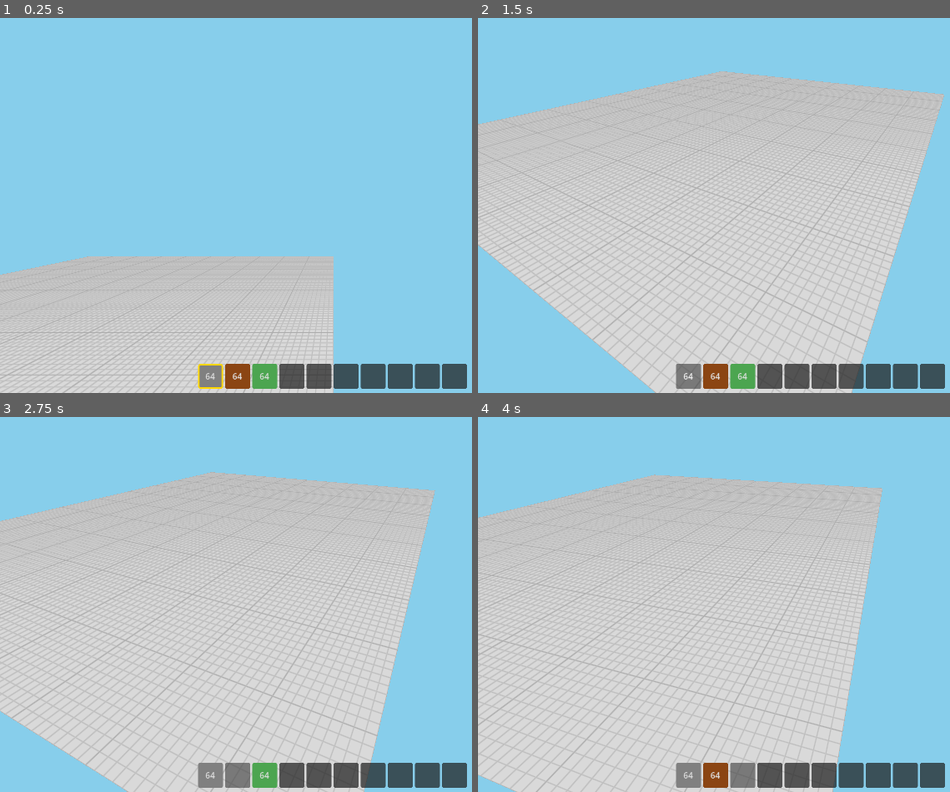
Above: before the commit, frames 1-4 (two rows, left to right).
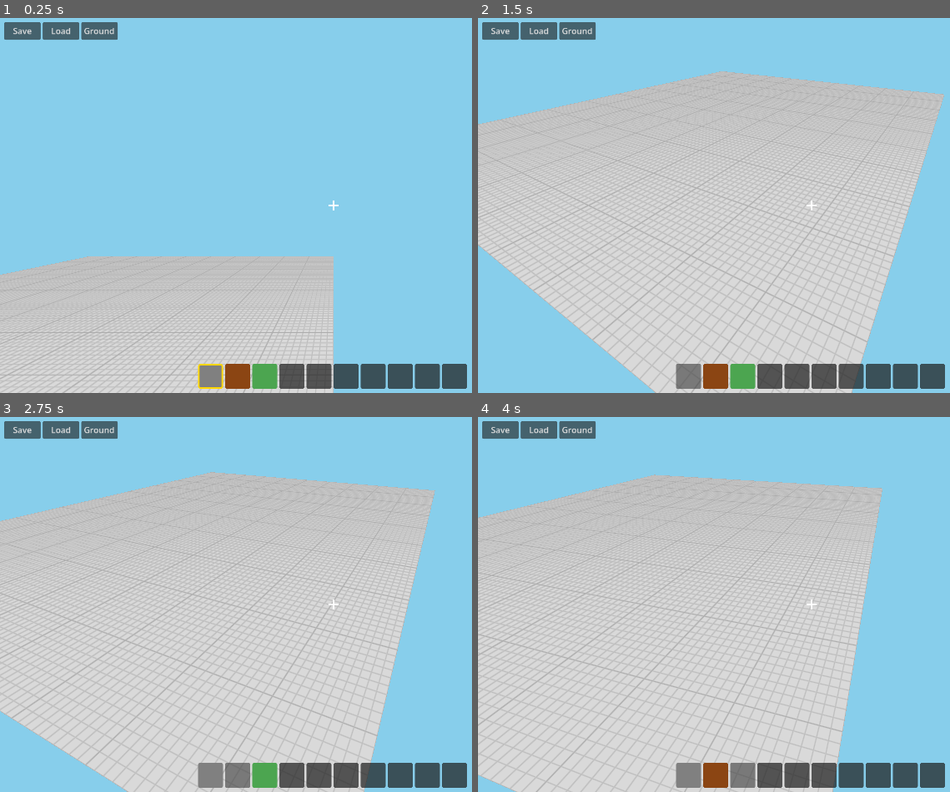
Above: after the commit, the same moments.

Repository: shbshc/building-game
Game: Godot game, scene res://scenes/main.tscn
The game is run twice, just before and just after one commit, with the same random seed, the same clock (stepped at 60 frames per second) and the same inputs.
Inputs (mouse positions are in pixels of both pictures, inside the frame that each line leads up to):
- Up to frame 1 (0.25 s): no input
- Up to frame 2 (1.5 s): click (690, 378) at 0.5 s; click (690, 378) at 1.25 s
- Up to frame 3 (2.75 s): click (236, 777) at 2 s
- Up to frame 4 (4 s): click (714, 777) at 2.75 s; click (742, 777) at 3.5 s

The runs differ from the first frame. In frame 1, 1.2% of the frame differs, in the area x 0-72%, y 1-97%; in frame 2, 1.2%; in frame 3, 1.1%; in frame 4, 1.2%.
Error before the commit: Parse Error: Used space character for indentation instead of tab as used before in the file. (res://scripts/main.gd:83)

Commit message:
fix: remove count display, right-click hotbar = color only, left-click = manage items

Diff:
--- a/scripts/backpack_panel.gd
+++ b/scripts/backpack_panel.gd
@@ -30,7 +30,6 @@
 		style.corner_radius_bottom_left = 4
 		style.corner_radius_bottom_right = 4
 		btn.add_theme_stylebox_override("normal", style)
-		btn.text = str(slot.count) if slot.count > 1 else ""
 
 func _on_slot_clicked(index: int):
 	var slot = inv_mgr.backpack[index]
--- a/scripts/inventory.gd
+++ b/scripts/inventory.gd
@@ -56,7 +56,6 @@
 	style.corner_radius_bottom_left = 4
 	style.corner_radius_bottom_right = 4
 	btn.add_theme_stylebox_override("normal", style)
-	btn.text = str(slot.count) if slot.count > 1 else ""
 	if index == inv_mgr.selected_slot:
 		var sel := StyleBoxFlat.new()
 		sel.bg_color = style.bg_color
@@ -83,9 +82,7 @@
 	if event is InputEventMouseButton:
 		if event.button_index == MOUSE_BUTTON_RIGHT and event.pressed:
 			var slot = inv_mgr.hotbar[index]
-			if inv_mgr.held_item != null and not inv_mgr.held_item.is_empty():
-				inv_mgr.place_one(slot, item_types_node)
-			elif not slot.is_empty():
+			if not slot.is_empty():
 				_open_color_picker(index)
 		elif event.button_index == MOUSE_BUTTON_MIDDLE and event.pressed:
 			inv_mgr.selected_slot = index
--- a/scripts/main.gd
+++ b/scripts/main.gd
@@ -80,23 +80,23 @@
 	_position_crosshair()
 
 func _create_popups():
-    color_picker_popup = preload("res://scenes/ui/color_picker_popup.tscn").instantiate()
-    $UI/UIContainer.add_child(color_picker_popup)
-    color_picker_popup.color_confirmed.connect(_on_color_confirmed)
-    ground_color_popup = preload("res://scenes/ui/ground_color_popup.tscn").instantiate()
-    $UI/UIContainer.add_child(ground_color_popup)
+	color_picker_popup = preload("res://scenes/ui/color_picker_popup.tscn").instantiate()
+	$UI/UIContainer.add_child(color_picker_popup)
+	color_picker_popup.color_confirmed.connect(_on_color_confirmed)
+	ground_color_popup = preload("res://scenes/ui/ground_color_popup.tscn").instantiate()
+	$UI/UIContainer.add_child(ground_color_popup)
 
 func open_color_picker(index: int):
-    var inv_mgr = $InventoryManager
-    var c = inv_mgr.slot_colors[index]
-    if c == null:
-        var t = $ItemTypes.get_type(inv_mgr.hotbar[index].item_id)
-        c = t.color if t else Color.RED
-    inv_mgr.selected_slot = index
-    color_picker_popup.open_with_color(c)
+	var inv_mgr = $InventoryManager
+	var c = inv_mgr.slot_colors[index]
+	if c == null:
+		var t = $ItemTypes.get_type(inv_mgr.hotbar[index].item_id)
+		c = t.color if t else Color.RED
+	inv_mgr.selected_slot = index
+	color_picker_popup.open_with_color(c)
 
 func _on_color_confirmed(color: Color):
-    $InventoryManager.slot_colors[$InventoryManager.selected_slot] = color
+	$InventoryManager.slot_colors[$InventoryManager.selected_slot] = color
 
 func _on_save_pressed():
 	print("SAVE")
